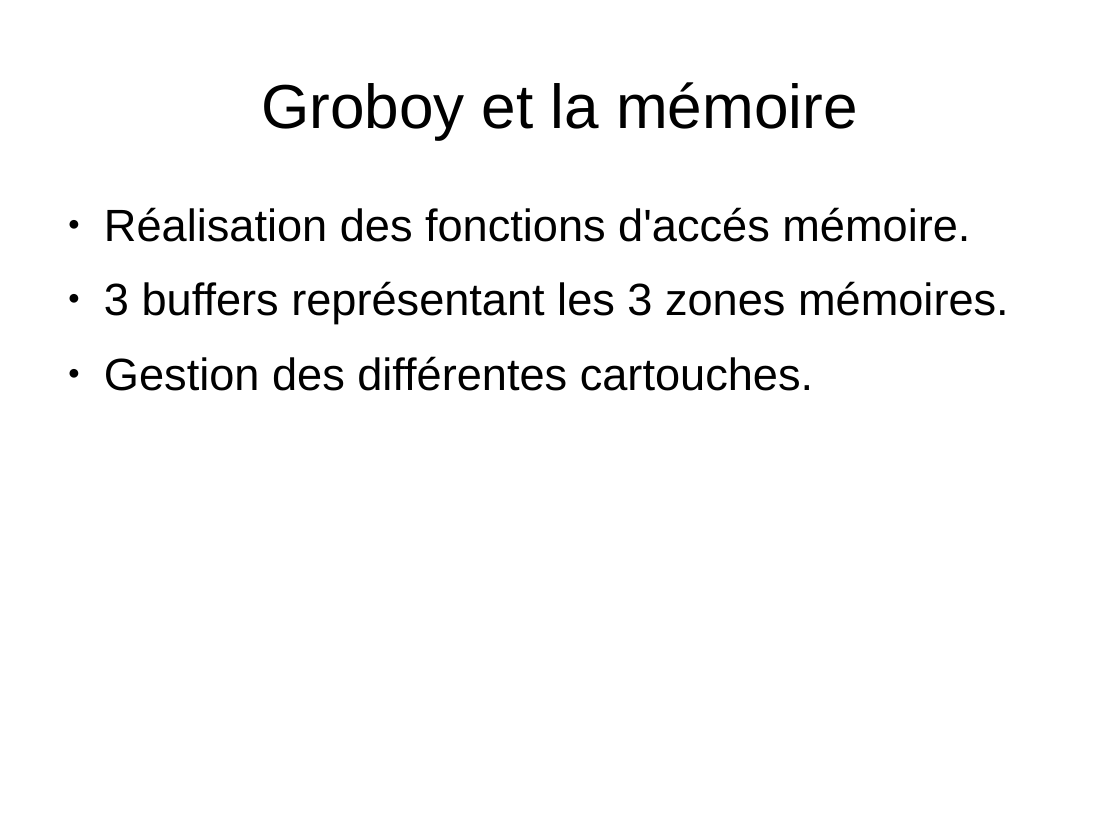
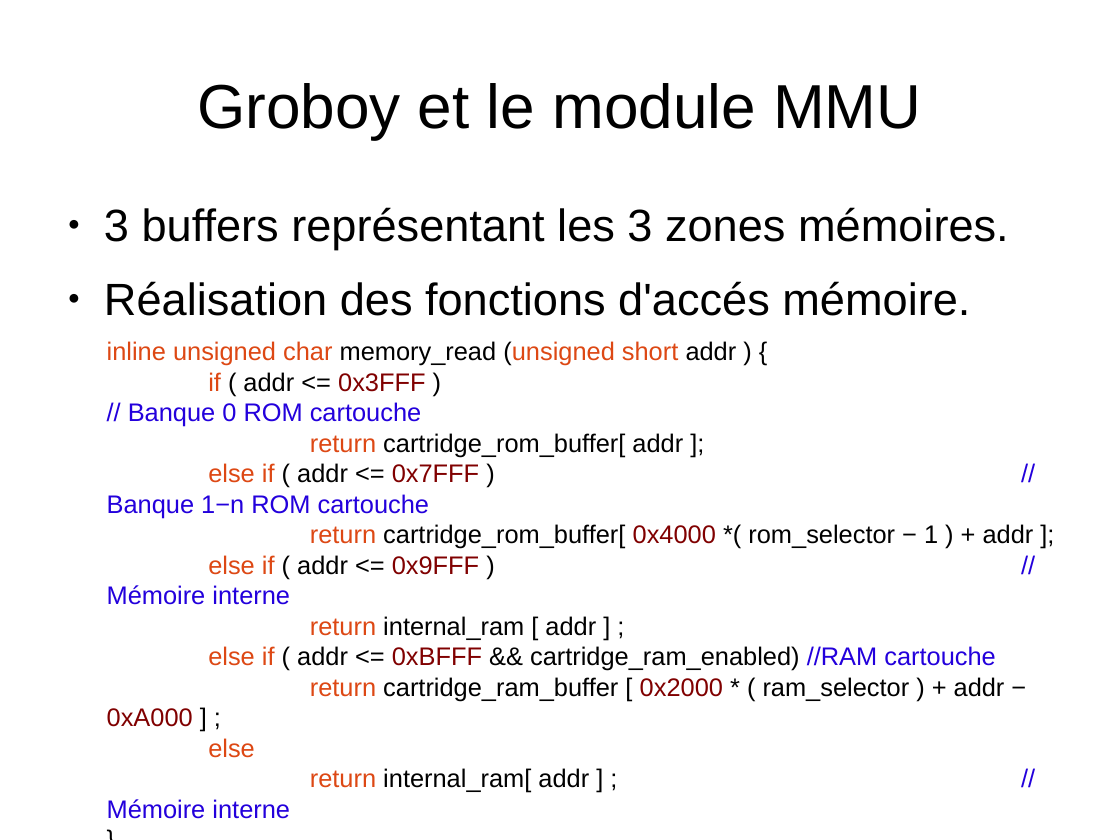
Before and after one commit to joakim-d/GroBoy, a slide deck: slide 17 of documents_TER/soutenance.odp. Drawn at 1120x840 pixels with LibreOffice and Linux fonts; fonts in the diff are those of the drawing. Boxes give left, top, right and bottom in pixels: in the first picture for what was removed or moved away, otherwise in the second. Text is boxed around its words. In the diff, an @@ line names an element or a change of style, - is before the commit and + after.

```diff
--- a/documents_TER/soutenance.odp
+++ b/documents_TER/soutenance.odp
@@ title at bbox=[197, 83, 921, 139]: text changed @@
-Groboy et la mémoire
+Groboy et le module MMU
@@ text at bbox=[104, 207, 1009, 250]: paragraph added @@
+● 3 buffers représentant les 3 zones mémoires.
@@ text at bbox=[104, 281, 1009, 391]: paragraphs removed @@
-● 3 buffers représentant les 3 zones mémoires.
-● Gestion des différentes cartouches.
@@ text added at bbox=[107, 341, 1034, 819], 18 pt, text #000000 @@
+inline unsigned char memory_read (unsigned short addr ) {
+if ( addr <= 0x3FFF ) // Banque 0 ROM cartouche
+return cartridge_rom_buffer[ addr ];
+else if ( addr <= 0x7FFF ) // Banque 1−n ROM cartouche
+return cartridge_rom_buffer[ 0x4000 *( rom_selector − 1 ) + addr ];
+else if ( addr <= 0x9FFF ) // Mémoire interne
+return internal_ram [ addr ] ;
+else if ( addr <= 0xBFFF && cartridge_ram_enabled) //RAM cartouche
+return cartridge_ram_buffer [ 0x2000 * ( ram_selector ) + addr − 0xA000 ] ;
+else
+return internal_ram[ addr ] ; // Mémoire interne
+}
```
Also in this commit, not shown: 2 other slides changed.
